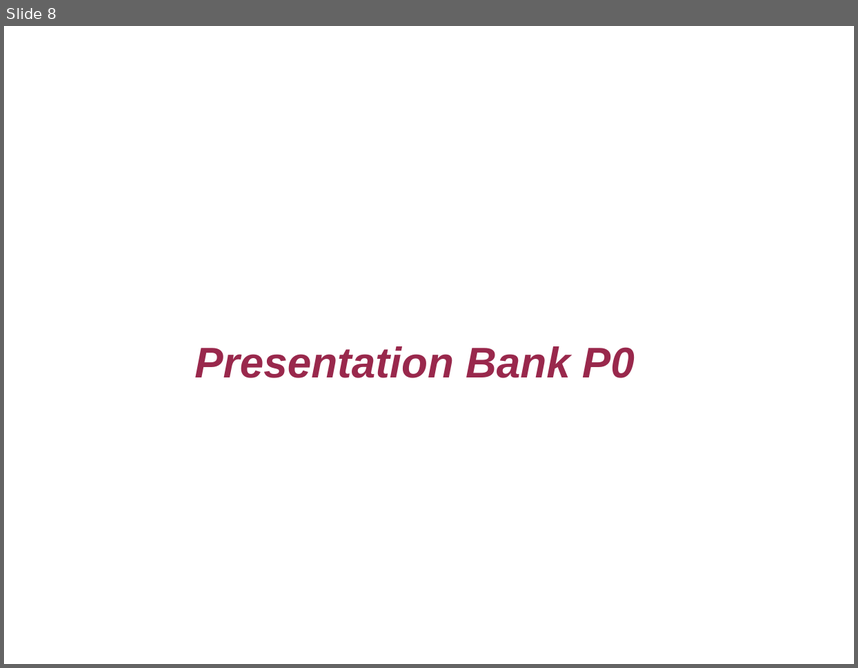
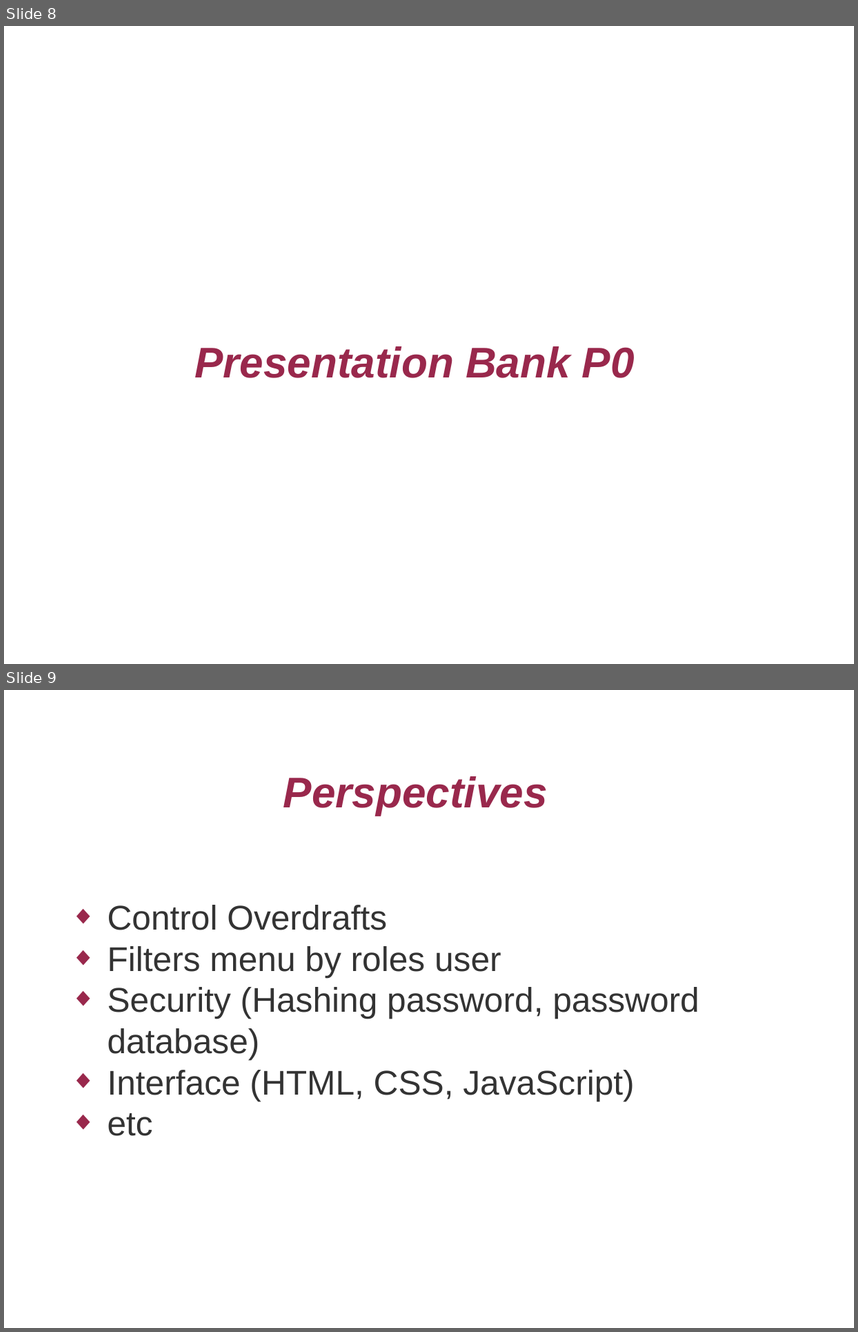
Before and after one commit to 1907cloudgcp/project-0-blappa, a slide deck: Presentation.odp. Shown one above the other, each under a label of ours: slide 8 before the commit, slides 8 and 9 after it. The pictures are 858x668 and 858x1332 pixels, drawn with LibreOffice and Linux fonts; fonts in the diff are those of the drawing. Boxes give left, top, right and bottom in pixels: in the first picture for what was removed or moved away, otherwise in the second. Text is boxed around its words. In the diff, an @@ line names an element or a change of style, - is before the commit and + after.

Commit message:
add of role user modul (update)

```diff
--- a/Presentation.odp
+++ b/Presentation.odp
@@ slide 9 added at (x1=4, y1=690, x2=854, y2=1328), background #FFFFFF @@
@@ title added at (x1=283, y1=776, x2=548, y2=816), 40 pt, text #99284C, bold, italic @@
+Perspectives
@@ text added at (x1=107, y1=905, x2=700, y2=1136), 32 pt, text #333333 @@
+◆ Control Overdrafts
+◆ Filters menu by roles user
+◆ Security (Hashing password, password database)
+◆ Interface (HTML, CSS, JavaScript)
+◆ etc
```
Also in this commit, not shown: 11 other files.
